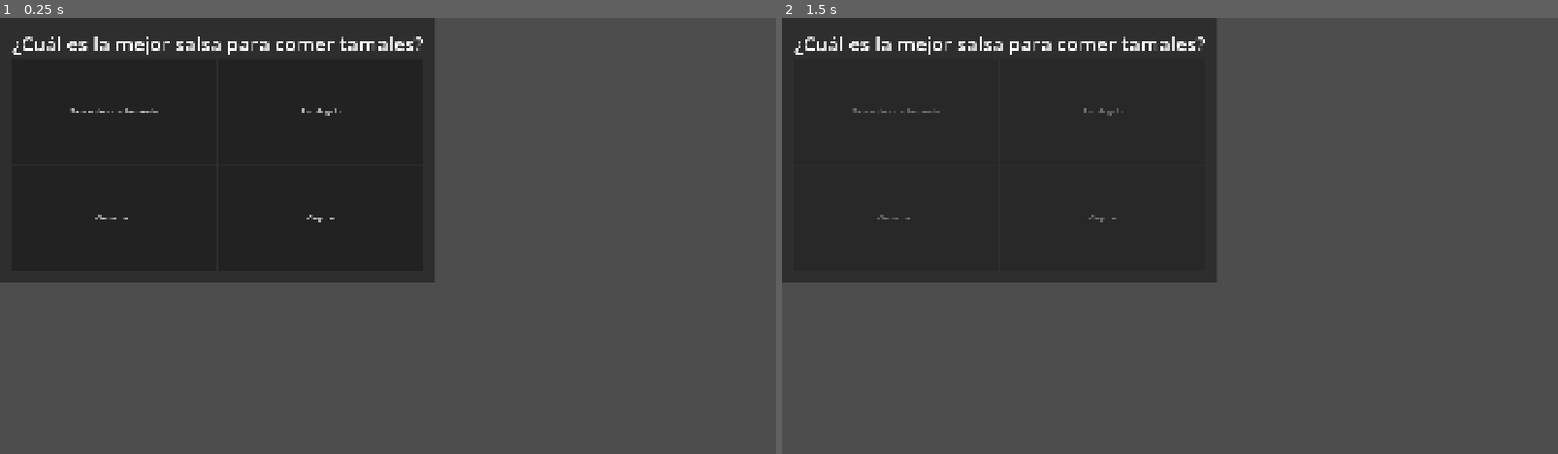
Above: before the commit, frames 1-2 (left to right).
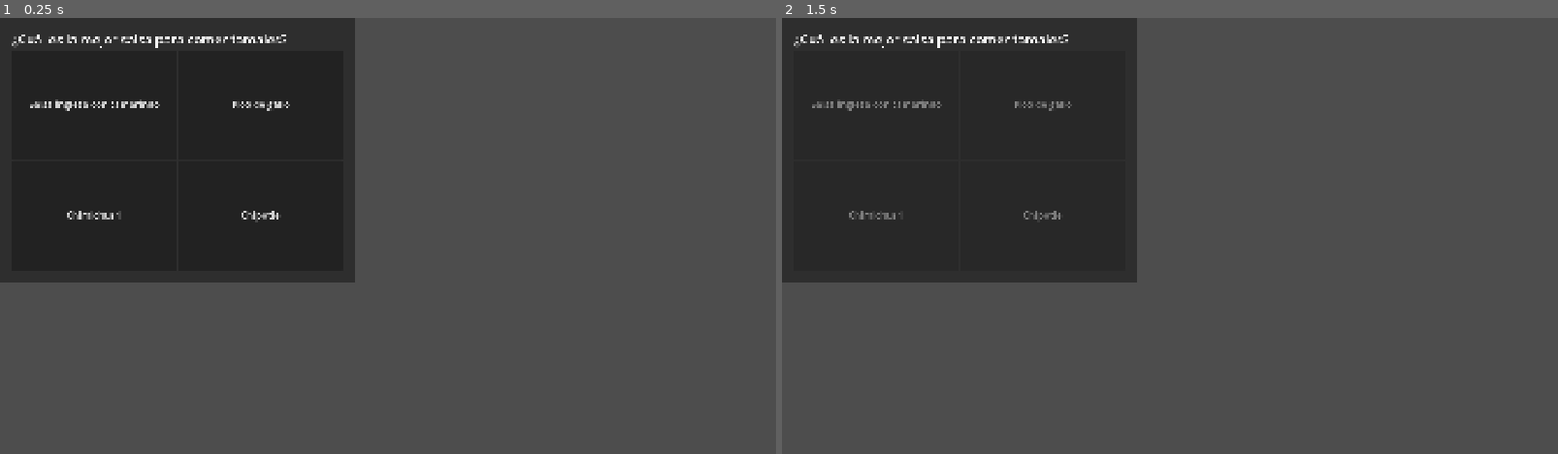
Above: after the commit, the same moments.

Repository: KefirFatwa/-sh-n-zh-i-Game-Jam-2026
Game: Godot game, scene res://Scenes/Computadora/TriviaPopup/question_container.tscn
The game is run twice, just before and just after one commit, with the same random seed, the same clock (stepped at 60 frames per second) and the same inputs. This scene is started directly instead of the project's main scene.
Inputs (mouse positions are in pixels of both pictures, inside the frame that each line leads up to):
- Up to frame 1 (0.25 s): no input
- Up to frame 2 (1.5 s): click "Salsa inglesa con tamarindo" at 0.5 s; tap Enter at 1.25 s; move the mouse to (1340, 214) at 1.27 s

The runs differ from the first frame. In frame 1, 7.4% of the frame differs, in the area x 1-56%, y 0-61%; in frame 2, 7.3%.

Commit message:
Update font size

Diff:
--- a/Scenes/Computadora/TriviaPopup/question_container.tscn
+++ b/Scenes/Computadora/TriviaPopup/question_container.tscn
@@ -28,7 +28,7 @@
 [node name="PreguntaLabel" type="Label" parent="PanelContainer/MarginContainer/Pregunta" unique_id=1786758216]
 unique_name_in_owner = true
 layout_mode = 2
-theme_override_font_sizes/font_size = 48
+theme_override_font_sizes/font_size = 32
 text = "Pregunta"
 
 [node name="Container" type="Control" parent="PanelContainer/MarginContainer/Pregunta" unique_id=1964267673]
@@ -51,12 +51,14 @@
 unique_name_in_owner = true
 layout_mode = 2
 size_flags_horizontal = 3
+theme_override_font_sizes/font_size = 24
 text = "Hello"
 
 [node name="Button2" type="Button" parent="PanelContainer/MarginContainer/Pregunta/Container/VBoxContainer/HBoxContainer" unique_id=1655244605]
 unique_name_in_owner = true
 layout_mode = 2
 size_flags_horizontal = 3
+theme_override_font_sizes/font_size = 24
 text = "Hello"
 
 [node name="HBoxContainer2" type="HBoxContainer" parent="PanelContainer/MarginContainer/Pregunta/Container/VBoxContainer" unique_id=301660641]
@@ -67,12 +69,14 @@
 unique_name_in_owner = true
 layout_mode = 2
 size_flags_horizontal = 3
+theme_override_font_sizes/font_size = 24
 text = "Hello"
 
 [node name="Button4" type="Button" parent="PanelContainer/MarginContainer/Pregunta/Container/VBoxContainer/HBoxContainer2" unique_id=1938878319]
 unique_name_in_owner = true
 layout_mode = 2
 size_flags_horizontal = 3
+theme_override_font_sizes/font_size = 24
 text = "Hello"
 
 [connection signal="pressed" from="PanelContainer/MarginContainer/Pregunta/Container/VBoxContainer/HBoxContainer/Button" to="." method="_on_button_pressed"]
